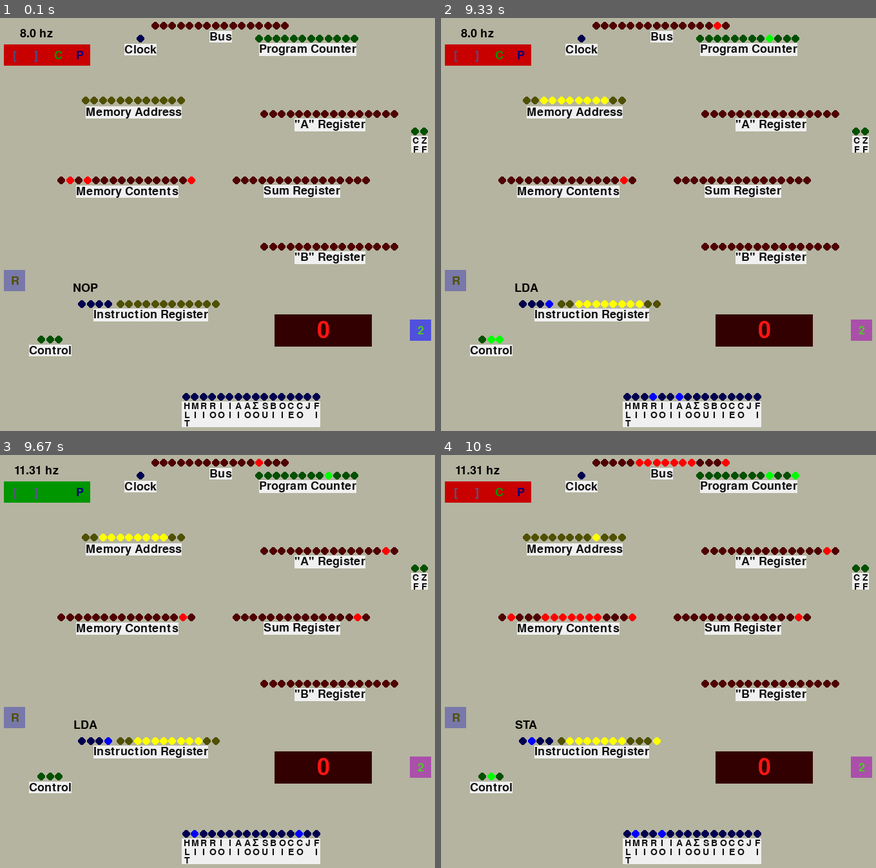
Above: before the commit, frames 1-4 (two rows, left to right).
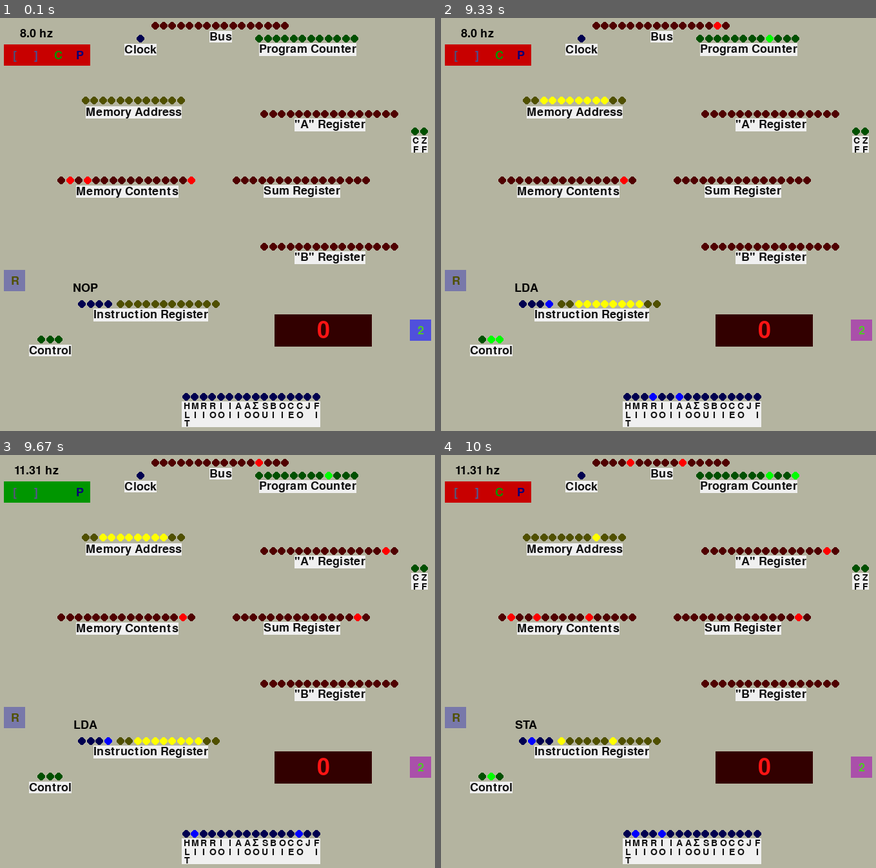
Above: after the commit, the same moments.

Repository: beauxq/be8bbbce
Game: pygame game, started from visualbernoulli.py
Two runs of this game, one before a commit and one after it. Both use one fixed random seed, a clock stepped at 60 frames per second and the inputs below.
Inputs:
- Up to frame 1 (0.1 s): no input
- Up to frame 2 (9.33 s): tap Space at 0.33, 1.07, 1.37, 1.57, 1.9, 2.2, 2.4, 2.7, 2.97, 3.3, 3.6, 3.73, 4.13, 4.43, 4.8, 5.2, 5.5, 5.7, 6, 6.2, 6.53, 6.83, 7.03, 7.33, 7.6, 7.93, 8.23, 8.37, 8.77, 9.07 s; tap 2 at 0.67 s; tap  at 1.15, 1.98, 2.48, 3.38, 3.82, 4.88, 5.28, 6.28, 6.62, 7.68, 8.02, 8.85 s
- Up to frame 3 (9.67 s): tap Space at 9.43 s; tap  at 9.52 s
- Up to frame 4 (10 s): tap Space at 9.83 s

Frames 1-3 are identical in both runs. In frame 4, 0.6% of the frame differs, in the area x 21-67%, y 0-71%.

Commit message:
faster multiplication subroutine for large numbers changed old multiplication to match memory locations

Diff:
--- a/programs/programs16bit/bernoulli.py
+++ b/programs/programs16bit/bernoulli.py
@@ -15,13 +15,13 @@
         a.m(ASM.STA, 1130),
         # op1 v4,v5,v6 = v2 * v3
         a.m(ASM.LDA, 1020),
-        a.m(ASM.STA, 2033),
+        a.m(ASM.STA, 2080),
         a.m(ASM.LDA, 1030),
-        a.m(ASM.STA, 2034),
+        a.m(ASM.STA, 2081),
         a.m(ASM.LDI, 14),
-        a.m(ASM.STA, 2035),
-        a.m(ASM.JMP, 2000),
-        a.m(ASM.LDA, 2036),  # address 14
+        a.m(ASM.STA, 2082),
+        a.m(ASM.JMP, 2000),
+        a.m(ASM.LDA, 2083),  # address 14
         a.m(ASM.STA, 1040),
         a.m(ASM.STA, 1050),
         a.m(ASM.STA, 1060),
@@ -39,13 +39,13 @@
         a.m(ASM.STA, 1110),
         # op5 v11 = v11 / v2 -> v11d = multiply(v11d, v2i)
         a.m(ASM.LDA, 1111),
-        a.m(ASM.STA, 2034),  # better when a is lower number
+        a.m(ASM.STA, 2081),  # better when a is lower number
         a.m(ASM.LDA, 1020),
-        a.m(ASM.STA, 2033),
+        a.m(ASM.STA, 2080),
         a.m(ASM.LDI, 34),
-        a.m(ASM.STA, 2035),
-        a.m(ASM.JMP, 2000),
-        a.m(ASM.LDA, 2036),  # address 34
+        a.m(ASM.STA, 2082),
+        a.m(ASM.JMP, 2000),
+        a.m(ASM.LDA, 2083),  # address 34
         a.m(ASM.STA, 1111),
         # op6 v13 = v13 - v11
         # v13n = v13n - v11n; v13d = v11d
@@ -79,22 +79,22 @@
         # v12n = multiply(v20n[1], v11n)
         # v12d = multiply(v20d[1], v11d)
         a.m(ASM.LDA, 1210),
-        a.m(ASM.STA, 2033),
+        a.m(ASM.STA, 2080),
         a.m(ASM.LDA, 1110),
-        a.m(ASM.STA, 2034),
+        a.m(ASM.STA, 2081),
         a.m(ASM.LDI, 64),
-        a.m(ASM.STA, 2035),
-        a.m(ASM.JMP, 2000),
-        a.m(ASM.LDA, 2036),  # address 64
+        a.m(ASM.STA, 2082),
+        a.m(ASM.JMP, 2000),
+        a.m(ASM.LDA, 2083),  # address 64
         a.m(ASM.STA, 1120),
         a.m(ASM.LDA, 1211),
-        a.m(ASM.STA, 2033),
-        a.m(ASM.LDA, 1111),
-        a.m(ASM.STA, 2034),
+        a.m(ASM.STA, 2080),
+        a.m(ASM.LDA, 1111),
+        a.m(ASM.STA, 2081),
         a.m(ASM.LDI, 73),
-        a.m(ASM.STA, 2035),
-        a.m(ASM.JMP, 2000),
-        a.m(ASM.LDA, 2036),  # address 73
+        a.m(ASM.STA, 2082),
+        a.m(ASM.JMP, 2000),
+        a.m(ASM.LDA, 2083),  # address 73
         a.m(ASM.STA, 1121),
         # op11 v13 = v12 + v13
         # v13n, v13d = add_f(v12n, v12d, v13n, v13d)
@@ -152,22 +152,22 @@
         a.m(ASM.LDA, 2450),
         a.m(ASM.STA, 1080),
         # op16 v11 = v8 * v11  ~  mult n; mult d; then reduce
-        a.m(ASM.STA, 2033),  # v8n already in reg A
+        a.m(ASM.STA, 2080),  # v8n already in reg A
         a.m(ASM.LDA, 1110),
-        a.m(ASM.STA, 2034),
+        a.m(ASM.STA, 2081),
         a.m(ASM.LDI, 123),
-        a.m(ASM.STA, 2035),
-        a.m(ASM.JMP, 2000),
-        a.m(ASM.LDA, 2036),  # address 123 - numer to be reduced
+        a.m(ASM.STA, 2082),
+        a.m(ASM.JMP, 2000),
+        a.m(ASM.LDA, 2083),  # address 123 - numer to be reduced
         a.m(ASM.STA, 2450),  # leave that there for a bit
         a.m(ASM.LDA, 1081),
-        a.m(ASM.STA, 2033),
-        a.m(ASM.LDA, 1111),
-        a.m(ASM.STA, 2034),
+        a.m(ASM.STA, 2080),
+        a.m(ASM.LDA, 1111),
+        a.m(ASM.STA, 2081),
         a.m(ASM.LDI, 132),
-        a.m(ASM.STA, 2035),
-        a.m(ASM.JMP, 2000),
-        a.m(ASM.LDA, 2036),  # address 132 - denom
+        a.m(ASM.STA, 2082),
+        a.m(ASM.JMP, 2000),
+        a.m(ASM.LDA, 2083),  # address 132 - denom
         a.m(ASM.STA, 2451),  # to be reduced
         a.m(ASM.LDI, 137),
         a.m(ASM.STA, 2452),
@@ -197,22 +197,22 @@
         a.m(ASM.STA, 1090),
         # op20 v11 = v9 * v11
         # mult n; mult d; then reduce ~ copy paste from op16
-        a.m(ASM.STA, 2033),  # v9n already in reg A
+        a.m(ASM.STA, 2080),  # v9n already in reg A
         a.m(ASM.LDA, 1110),
-        a.m(ASM.STA, 2034),
+        a.m(ASM.STA, 2081),
         a.m(ASM.LDI, 163),
-        a.m(ASM.STA, 2035),
-        a.m(ASM.JMP, 2000),
-        a.m(ASM.LDA, 2036),  # address 163 - numer to be reduced
+        a.m(ASM.STA, 2082),
+        a.m(ASM.JMP, 2000),
+        a.m(ASM.LDA, 2083),  # address 163 - numer to be reduced
         a.m(ASM.STA, 2450),  # leave that there for a bit
         a.m(ASM.LDA, 1091),
-        a.m(ASM.STA, 2033),
-        a.m(ASM.LDA, 1111),
-        a.m(ASM.STA, 2034),
+        a.m(ASM.STA, 2080),
+        a.m(ASM.LDA, 1111),
+        a.m(ASM.STA, 2081),
         a.m(ASM.LDI, 172),
-        a.m(ASM.STA, 2035),
-        a.m(ASM.JMP, 2000),
-        a.m(ASM.LDA, 2036),  # address 172 - denom
+        a.m(ASM.STA, 2082),
+        a.m(ASM.JMP, 2000),
+        a.m(ASM.LDA, 2083),  # address 172 - denom
         a.m(ASM.STA, 2451),  # to be reduced
         a.m(ASM.LDI, 177),
         a.m(ASM.STA, 2452),
@@ -227,34 +227,34 @@
         # about to make address for v20n[v3i - v10i]
         a.m(ASM.LDA, 1030),  # v3i
         a.m(ASM.SUB, 1100),  # - v10i
-        a.m(ASM.STA, 2033),
+        a.m(ASM.STA, 2080),
         a.m(ASM.LDI, 10),
-        a.m(ASM.STA, 2034),
+        a.m(ASM.STA, 2081),
         a.m(ASM.LDI, 190),
-        a.m(ASM.STA, 2035),
+        a.m(ASM.STA, 2082),
         a.m(ASM.JMP, 2000),
         a.m(ASM.LDI, 1200),  # address 190
-        a.m(ASM.ADD, 2036),  # 1200 + (v3i - v10i) * 10
+        a.m(ASM.ADD, 2083),  # 1200 + (v3i - v10i) * 10
         a.m(ASM.STA, 900),  # address of v20n[v3i - v10i]
         a.m(ASM.ADD, 1010),
         a.m(ASM.STA, 901),  # address of v20d[v3i - v10i]
         a.m(ASM.LIN, 900),
-        a.m(ASM.STA, 2033),
+        a.m(ASM.STA, 2080),
         a.m(ASM.LDA, 1110),
-        a.m(ASM.STA, 2034),
+        a.m(ASM.STA, 2081),
         a.m(ASM.LDI, 202),
-        a.m(ASM.STA, 2035),
-        a.m(ASM.JMP, 2000),
-        a.m(ASM.LDA, 2036),  # address 202 - numer to be reduced
+        a.m(ASM.STA, 2082),
+        a.m(ASM.JMP, 2000),
+        a.m(ASM.LDA, 2083),  # address 202 - numer to be reduced
         a.m(ASM.STA, 2450),  # leave that there for a bit
         a.m(ASM.LIN, 901),
-        a.m(ASM.STA, 2033),
-        a.m(ASM.LDA, 1111),
-        a.m(ASM.STA, 2034),
+        a.m(ASM.STA, 2080),
+        a.m(ASM.LDA, 1111),
+        a.m(ASM.STA, 2081),
         a.m(ASM.LDI, 211),
-        a.m(ASM.STA, 2035),
-        a.m(ASM.JMP, 2000),
-        a.m(ASM.LDA, 2036),  # address 211 - denom to be reduced
+        a.m(ASM.STA, 2082),
+        a.m(ASM.JMP, 2000),
+        a.m(ASM.LDA, 2083),  # address 211 - denom to be reduced
         a.m(ASM.STA, 2451),
         a.m(ASM.LDI, 216),
         a.m(ASM.STA, 2452),
@@ -293,14 +293,14 @@
         # op24 v20[v3i] = v20[v3i] - v13
         # v20n[v3i] = v20n[v3i] - v13n; v20d[v3i] = v13d
         a.m(ASM.LDA, 1030),  # address 245
-        a.m(ASM.STA, 2033),
+        a.m(ASM.STA, 2080),
         a.m(ASM.LDI, 10),
-        a.m(ASM.STA, 2034),
+        a.m(ASM.STA, 2081),
         a.m(ASM.LDI, 252),
-        a.m(ASM.STA, 2035),
+        a.m(ASM.STA, 2082),
         a.m(ASM.JMP, 2000),
         a.m(ASM.LDI, 1200),  # address 252
-        a.m(ASM.ADD, 2036),
+        a.m(ASM.ADD, 2083),
         a.m(ASM.STA, 900),  # v20n[v3i]
         a.m(ASM.ADD, 1010),
         a.m(ASM.STA, 901),  # v20d[v3i]
--- a/programs/programs16bit/dividsub.py
+++ b/programs/programs16bit/dividsub.py
@@ -37,13 +37,13 @@
         a.m(ASM.STA, 2255),
         a.m(ASM.JMP, 2213),
         a.m(ASM.LDA, 2254),  # address 2224
-        a.m(ASM.STA, 2033),
+        a.m(ASM.STA, 2080),
         a.m(ASM.LDA, 2255),
-        a.m(ASM.STA, 2034),
+        a.m(ASM.STA, 2081),
         a.m(ASM.LDI, 2231),
-        a.m(ASM.STA, 2035),
+        a.m(ASM.STA, 2082),
         a.m(ASM.JMP, 2000),
-        a.m(ASM.LDA, 2036),  # address 2231
+        a.m(ASM.LDA, 2083),  # address 2231
         a.m(ASM.STA, 2253),
         a.m(ASM.JI , 2252)
     ]
--- /dev/null
+++ b/programs/programs16bit/multfastsub.py
@@ -0,0 +1,136 @@
+from computer import Computer
+from asm import Assembler, ASM
+
+
+def p(computer: Computer, a: Assembler):
+    """ multiply subroutine at 2000
+    faster for big numbers
+    slower for small numbers """
+
+    # global utility constants
+    bit_count = computer.bit_count
+    computer.ram.memory[4000] = 1 << (bit_count - 1)  # min signed
+    computer.ram.memory[4001] = 1
+    computer.ram.memory[4002] = (2 ** bit_count) - 1  # -1 in two's complement
+
+    multiply_subroutine = [
+        a.m(ASM.LDA, 2080),
+        a.m(ASM.ADD, 4000),
+        a.m(ASM.JC,  2004),
+        a.m(ASM.JMP, 2010),
+        a.m(ASM.LDI, 0),
+        a.m(ASM.SUB, 2080),
+        a.m(ASM.STA, 2080),
+        a.m(ASM.LDI, 0),
+        a.m(ASM.SUB, 2081),
+        a.m(ASM.STA, 2081),
+        a.m(ASM.LDI, 0),
+        a.m(ASM.STA, 2083),
+        a.m(ASM.LDI, 0),
+        a.m(ASM.ADD, 2080),
+        a.m(ASM.JZ,  2076),
+        a.m(ASM.LDI, 1),
+        a.m(ASM.STA, 2086),
+        a.m(ASM.STA, 2088),
+        a.m(ASM.LDA, 2081),
+        a.m(ASM.STA, 2083),
+        a.m(ASM.SIN, 2084),
+        a.m(ASM.LDI, 2),
+        a.m(ASM.STA, 2089),
+        a.m(ASM.LDA, 2080),
+        a.m(ASM.SUB, 2089),
+        a.m(ASM.JC,  2027),
+        a.m(ASM.JMP, 2045),
+        a.m(ASM.LDA, 2083),
+        a.m(ASM.ADD, 2083),
+        a.m(ASM.STA, 2083),
+        a.m(ASM.LDA, 2088),
+        a.m(ASM.ADD, 2088),
+        a.m(ASM.STA, 2088),
+        a.m(ASM.LDA, 2086),
+        a.m(ASM.ADD, 2084),
+        a.m(ASM.STA, 2087),
+        a.m(ASM.LDA, 2083),
+        a.m(ASM.SIN, 2087),
+        a.m(ASM.LDA, 2088),
+        a.m(ASM.ADD, 2088),
+        a.m(ASM.STA, 2089),
+        a.m(ASM.LDI, 1),
+        a.m(ASM.ADD, 2086),
+        a.m(ASM.STA, 2086),
+        a.m(ASM.JMP, 2023),
+        a.m(ASM.LDA, 2086),
+        a.m(ASM.SUB, 2090),
+        a.m(ASM.STA, 2086),
+        a.m(ASM.ADD, 4000),
+        a.m(ASM.JC, 2076),
+        a.m(ASM.LDA, 2086),
+        a.m(ASM.ADD, 2085),
+        a.m(ASM.STA, 2087),
+        a.m(ASM.LIN, 2087),
+        a.m(ASM.ADD, 2088),
+        a.m(ASM.STA, 2087),
+        a.m(ASM.LDA, 2080),
+        a.m(ASM.SUB, 2087),
+        a.m(ASM.JC, 2060),
+        a.m(ASM.JMP, 2072),
+        a.m(ASM.LDA, 2086),
+        a.m(ASM.ADD, 2084),
+        a.m(ASM.STA, 2087),
+        a.m(ASM.LIN, 2087),
+        a.m(ASM.ADD, 2083),
+        a.m(ASM.STA, 2083),
+        a.m(ASM.LDA, 2086),
+        a.m(ASM.ADD, 2085),
+        a.m(ASM.STA, 2087),
+        a.m(ASM.LIN, 2087),
+        a.m(ASM.ADD, 2088),
+        a.m(ASM.STA, 2088),
+        a.m(ASM.LDA, 2086),
+        a.m(ASM.SUB, 4001),
+        a.m(ASM.STA, 2086),
+        a.m(ASM.JMP, 2048),
+        a.m(ASM.JI, 2082)
+    ]
+    """
+    2080 a operand
+    2081 b operand
+    2082 pc return location
+    2083 result
+
+    2084 powers (pointer)
+    2085 addition counts (pointer)
+    2086 cache index
+    2087 pointer (temp)
+    2088 additions done
+    2089 double
+    2090 2 const
+
+    400 powers
+    500-564 addition counts
+    """
+
+    # place those constants ^
+    computer.ram.memory[2084] = 400
+    computer.ram.memory[2085] = 500
+    computer.ram.memory[2090] = 2
+
+    for i in range(500, 565):
+        computer.ram.memory[i] = 2 ** (i - 500)
+
+    address = 2000
+    for instruction in multiply_subroutine:
+        computer.ram.memory[address] = instruction
+        address += 1
+
+    # use the multiply subroutine
+    computer.ram.memory[0] = a.m(ASM.LDI, 7)
+    computer.ram.memory[1] = a.m(ASM.STA, 2080)  # a operand
+    computer.ram.memory[2] = a.m(ASM.LDI, 6)
+    computer.ram.memory[3] = a.m(ASM.STA, 2081)  # b operand
+    computer.ram.memory[4] = a.m(ASM.LDI, 7)
+    computer.ram.memory[5] = a.m(ASM.STA, 2082)  # return program counter
+    computer.ram.memory[6] = a.m(ASM.JMP, 2000)  # multiply subroutine
+    computer.ram.memory[7] = a.m(ASM.LDA, 2083)  # result
+    computer.ram.memory[8] = a.m(ASM.OUT, 0)
+    computer.ram.memory[9] = a.m(ASM.HLT, 0)
--- a/programs/programs16bit/multisub.py
+++ b/programs/programs16bit/multisub.py
@@ -12,35 +12,35 @@
     computer.ram.memory[4002] = (2 ** bit_count) - 1  # -1 in two's complement
 
     multiply_subroutine = [
-        a.m(ASM.LDA, 2033),
+        a.m(ASM.LDA, 2080),
         a.m(ASM.ADD, 4000),
         a.m(ASM.JC, 2004),
         a.m(ASM.JMP, 2010),
         a.m(ASM.LDI, 0),  # address 2004
-        a.m(ASM.SUB, 2033),
-        a.m(ASM.STA, 2033),
+        a.m(ASM.SUB, 2080),
+        a.m(ASM.STA, 2080),
         a.m(ASM.LDI, 0),
-        a.m(ASM.SUB, 2034),
-        a.m(ASM.STA, 2034),
+        a.m(ASM.SUB, 2081),
+        a.m(ASM.STA, 2081),
         a.m(ASM.LDI, 0),  # address 2010
-        a.m(ASM.STA, 2036),
+        a.m(ASM.STA, 2083),
         a.m(ASM.LDI, 0),
-        a.m(ASM.ADD, 2033),
+        a.m(ASM.ADD, 2080),
         a.m(ASM.JZ, 2022),
-        a.m(ASM.LDA, 2036),
-        a.m(ASM.ADD, 2034),
-        a.m(ASM.STA, 2036),
-        a.m(ASM.LDA, 2033),
+        a.m(ASM.LDA, 2083),
+        a.m(ASM.ADD, 2081),
+        a.m(ASM.STA, 2083),
+        a.m(ASM.LDA, 2080),
         a.m(ASM.SUB, 4001),
-        a.m(ASM.STA, 2033),
+        a.m(ASM.STA, 2080),
         a.m(ASM.JMP, 2012),
-        a.m(ASM.JI, 2035)  # address 2022
+        a.m(ASM.JI, 2082)  # address 2022
     ]
     """
-    2033 a operand
-    2034 b operand
-    2035 pc return location
-    2036 result location
+    2080 a operand
+    2081 b operand
+    2082 pc return location
+    2083 result location
     """
 
     address = 2000
@@ -50,12 +50,12 @@
 
     # use the multiply subroutine
     computer.ram.memory[0] = a.m(ASM.LDI, 7)
-    computer.ram.memory[1] = a.m(ASM.STA, 2033)  # a operand
+    computer.ram.memory[1] = a.m(ASM.STA, 2080)  # a operand
     computer.ram.memory[2] = a.m(ASM.LDI, 6)
-    computer.ram.memory[3] = a.m(ASM.STA, 2034)  # b operand
+    computer.ram.memory[3] = a.m(ASM.STA, 2081)  # b operand
     computer.ram.memory[4] = a.m(ASM.LDI, 7)
-    computer.ram.memory[5] = a.m(ASM.STA, 2035)  # return program counter
+    computer.ram.memory[5] = a.m(ASM.STA, 2082)  # return program counter
     computer.ram.memory[6] = a.m(ASM.JMP, 2000)  # multiply subroutine
-    computer.ram.memory[7] = a.m(ASM.LDA, 2036)  # result
+    computer.ram.memory[7] = a.m(ASM.LDA, 2083)  # result
     computer.ram.memory[8] = a.m(ASM.OUT, 0)
     computer.ram.memory[9] = a.m(ASM.HLT, 0)
